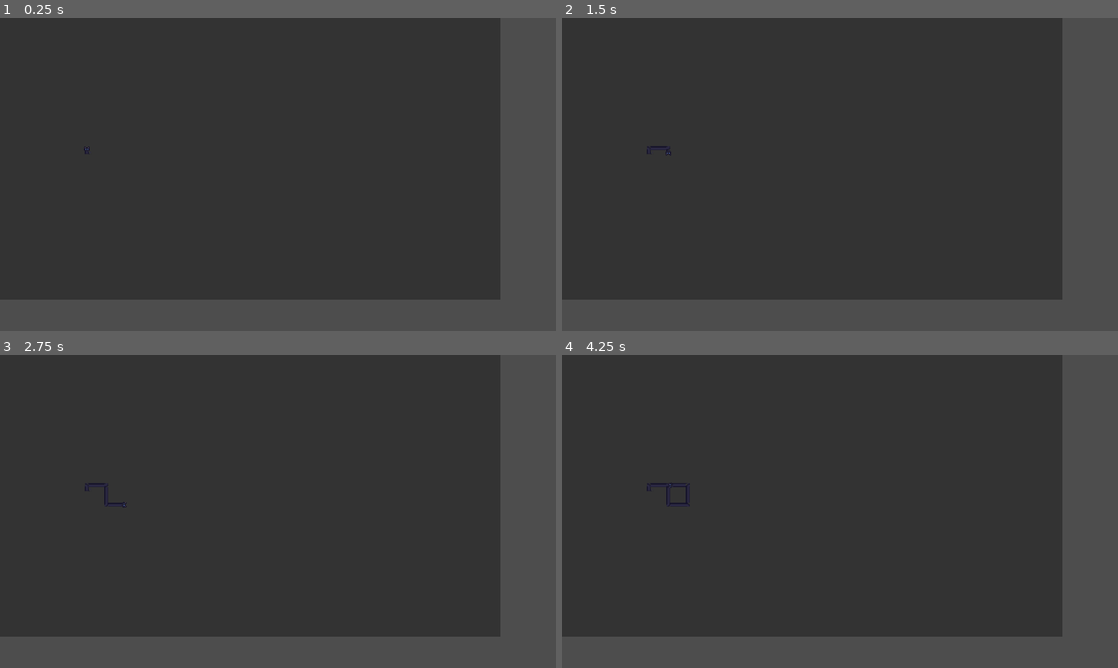
Above: before the commit, frames 1-4 (two rows, left to right).
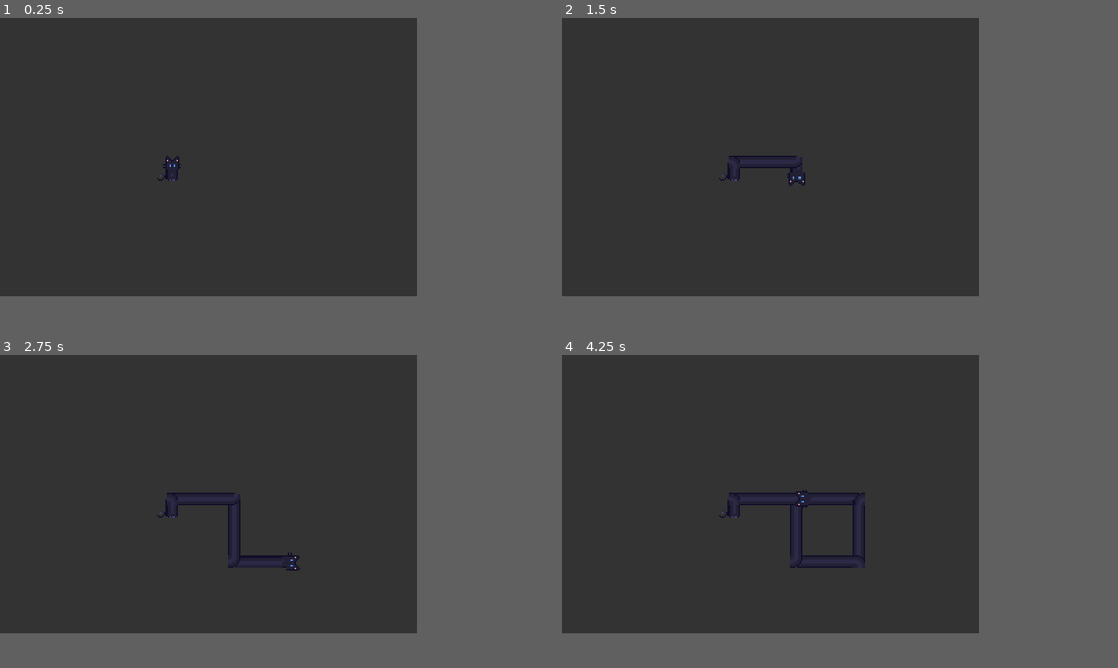
Above: after the commit, the same moments.

Repository: RecorderYvaine/loooong_cat
Game: Godot game, scene res://src/Main.tscn
Same seed, same stepped clock (60 frames per second), same inputs: the game is played once before the commit and once after it.
Inputs:
- Up to frame 1 (0.25 s): no input
- Up to frame 2 (1.5 s): tap Enter at 0.5 s; hold Right (ui_right) 0.53-1.28 s; hold Down (ui_down) from 1.28 s (still down)
- Up to frame 3 (2.75 s): release Down (ui_down) at 2.03 s; hold Right (ui_right) from 2.03 s (still down)
- Up to frame 4 (4.25 s): release Right (ui_right) at 2.78 s; hold Up (ui_up) 2.78-3.53 s; hold Left (ui_left) from 3.53 s (still down)
In our replay, the window is 800x450 before the commit and 600x400 after it. These sizes can differ from the game's own. Grey fills any space a smaller window leaves; there, only what the larger window draws over its background counts as a difference.

The runs differ from the first frame. In frame 1, 14% of the frame differs, in the area x 0-90%, y 0-90%; in frame 2, 15%; in frame 3, 15%; in frame 4, 15%.

Commit message:
fix: resolve middle body twitching by removing manual offsets and using proper Z-indexes, integrate new tail sprite

Diff:
--- a/project.godot
+++ b/project.godot
@@ -16,12 +16,12 @@
 
 [display]
 
-window/size/viewport_width=1280
-window/size/viewport_height=720
-window/size/window_width_override=1280
-window/size/window_height_override=720
+window/size/viewport_width=300
+window/size/viewport_height=200
+window/size/window_width_override=3000
+window/size/window_height_override=2000
 window/stretch/mode="viewport"
-window/stretch/aspect="keep"
+window/ios/allow_high_refresh_rate=false
 
 [rendering]
 
--- a/src/Main.tscn
+++ b/src/Main.tscn
@@ -1,13 +1,13 @@
-[gd_scene load_steps=2 format=3]
+[gd_scene format=3 uid="uid://vwaxfhdrytj7"]
 
 [ext_resource type="PackedScene" path="res://src/cat/LongCat.tscn" id="1_cat"]
 
-[node name="Main" type="Node2D"]
+[node name="Main" type="Node2D" unique_id=654114923]
 
-[node name="ColorRect" type="ColorRect" parent="."]
+[node name="ColorRect" type="ColorRect" parent="." unique_id=258398213]
 offset_right = 1152.0
 offset_bottom = 648.0
 color = Color(0.2, 0.2, 0.2, 1)
 
-[node name="LongCat" parent="." instance=ExtResource("1_cat")]
-position = Vector2(200, 300)
+[node name="LongCat" parent="." unique_id=1979464151 instance=ExtResource("1_cat")]
+position = Vector2(124, 115)
--- a/src/cat/LongCat.gd
+++ b/src/cat/LongCat.gd
@@ -13,6 +13,7 @@
 @onready var middle_segments = $MiddleSegments
 @onready var turn_segments = $TurnSegments
 @onready var bottom_sprite = $BottomBody
+@onready var tail_sprite = $TailSprite
 
 var middle_tex = preload("res://assets/cat_middle_body.png")
 var turn_tex = preload("res://assets/cat_turn_body.png")
@@ -20,13 +21,13 @@
 var turns_data: Array[Dictionary] = []
 
 func _ready() -> void:
-    # 让初始的 path[0] 也就是身体生长的起点，对齐在底座(BottomBody)的偏左侧
-    path.append(Vector2(0, 11))
+    # 初始的 path[0] 也就是身体生长的起点，直接设在底座(BottomBody)的中心
     path.append(Vector2(0, 0))
+    path.append(Vector2(0, -11))
     current_dir = Vector2.UP
 
-    # 将底座稍微往右偏移，这样轨迹生成时就相当于靠在它的最左边
-    bottom_sprite.position = path[0] + Vector2(3, 0)
+    bottom_sprite.position = path[0]
+    tail_sprite.position = bottom_sprite.position + Vector2(-7.5, 0)
     update_visuals()
 
 func _process(delta: float) -> void:
@@ -135,17 +136,6 @@
         var p2 = path[i+1]
         var dir = (p2 - p1).normalized()
 
-        # 缩进处理，避免与拐角、头、尾重叠
-        if i > 0:
-            p1 += dir * 4.5
-        else:
-            p1 += dir * 2.5
-
-        if i < path.size() - 2:
-            p2 -= dir * 4.5
-        else:
-            p2 -= dir * 8.0
-
         var dist = p1.distance_to(p2)
         if dist > 0.0:
             var seg = Sprite2D.new()
--- a/src/cat/LongCat.tscn
+++ b/src/cat/LongCat.tscn
@@ -1,27 +1,36 @@
-[gd_scene load_steps=6 format=3 uid="uid://cx4x2xxxxxx"]
+[gd_scene load_steps=7 format=3 uid="uid://cx4x2xxxxxx"]
 
 [ext_resource type="Script" path="res://src/cat/LongCat.gd" id="1_script"]
 [ext_resource type="Texture2D" path="res://assets/cat_bottom_body.png" id="2_bottom"]
-[ext_resource type="Texture2D" path="res://assets/cat_head.png" id="3_head"]
-[ext_resource type="Texture2D" path="res://assets/cat_upper_body.png" id="4_top"]
+[ext_resource type="Texture2D" path="res://assets/cat_tail.png" id="3_tail"]
+[ext_resource type="Texture2D" path="res://assets/cat_head.png" id="4_head"]
+[ext_resource type="Texture2D" path="res://assets/cat_upper_body.png" id="5_top"]
 
 [node name="LongCat" type="Node2D"]
 script = ExtResource("1_script")
 
+[node name="TailSprite" type="Sprite2D" parent="."]
+z_index = 5
+position = Vector2(-7.5, 0)
+texture = ExtResource("3_tail")
+
 [node name="BottomBody" type="Sprite2D" parent="."]
+z_index = 5
 texture = ExtResource("2_bottom")
 
 [node name="MiddleSegments" type="Node2D" parent="."]
+z_index = 0
 
 [node name="TurnSegments" type="Node2D" parent="."]
+z_index = 5
 
 [node name="HeadGroup" type="Node2D" parent="."]
 z_index = 10
 
 [node name="TopBody" type="Sprite2D" parent="HeadGroup"]
 position = Vector2(0, 6.5)
-texture = ExtResource("4_top")
+texture = ExtResource("5_top")
 
 [node name="HeadSprite" type="Sprite2D" parent="HeadGroup"]
-texture = ExtResource("3_head")
+texture = ExtResource("4_head")
 hframes = 5
Binary file changed: assets/cat_bottom_body.png
Not shown, added: assets/cat_bottom_body.png.import
Not shown, added: assets/cat_head.png.import
Not shown, added: assets/cat_middle_body.png.import
Binary file added: assets/cat_tail.png
Not shown, added: assets/cat_tail.png.import
Binary file changed: assets/cat_turn_body.png
Not shown, added: assets/cat_turn_body.png.import
Not shown, added: assets/cat_upper_body.png.import
Binary file added: issue.png
Not shown, added: issue.png.import
Not shown, removed: src/cat/CatBodySegment.gd.uid
(and 4 more such lines)
